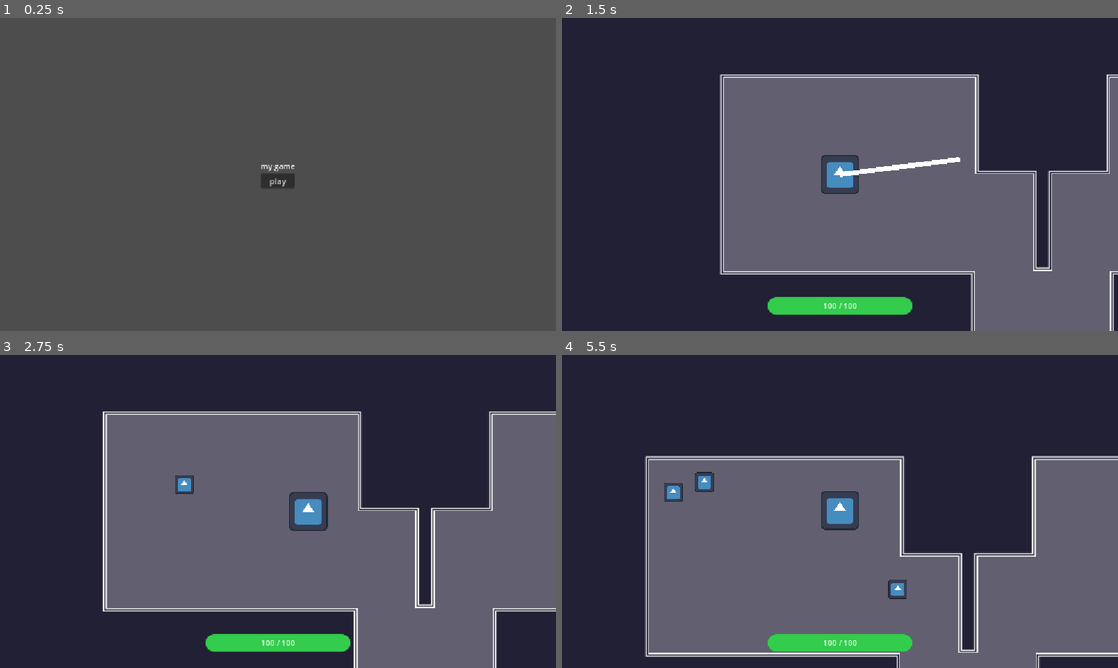
Above: before the commit, frames 1-4 (two rows, left to right).
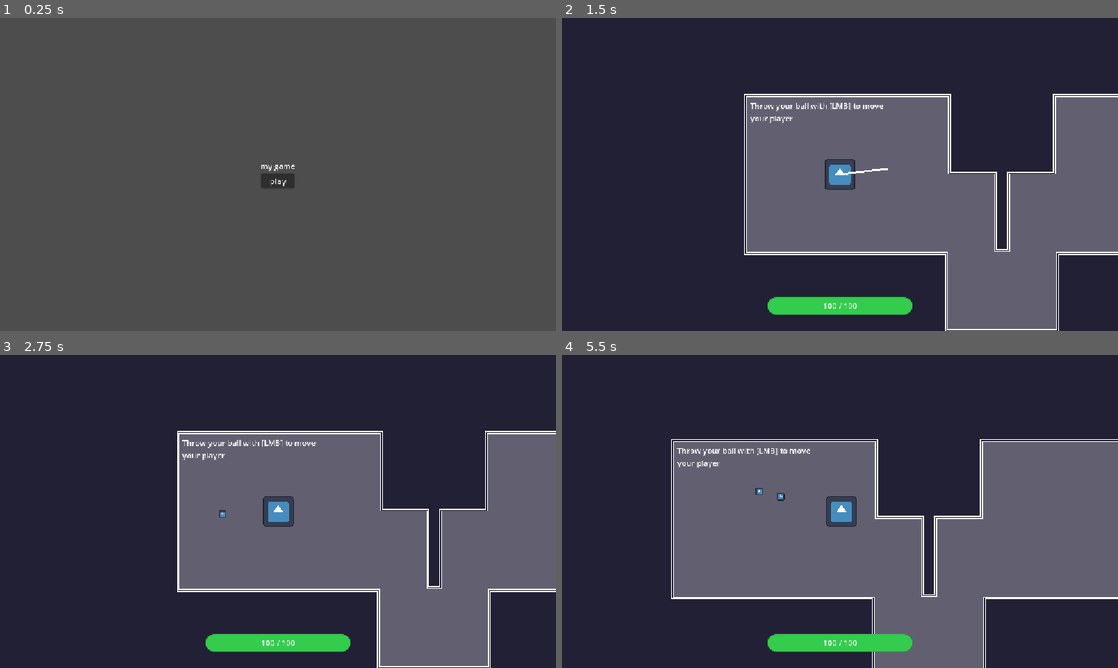
Above: after the commit, the same moments.

Repository: helladecimal/throwmania
Game: Godot game, scene res://scenes/ui.tscn
Same seed, same stepped clock (60 frames per second), same inputs: the game is played once before the commit and once after it. The engine's default icon, where the game draws it, is replaced by a stand-in: a white triangle on a blue panel in a dark square.
Inputs (mouse positions are in pixels of both pictures, inside the frame that each line leads up to):
- Up to frame 1 (0.25 s): no input
- Up to frame 2 (1.5 s): click "play" at 0.5 s; tap Enter at 1.25 s; move the mouse to (962, 158) at 1.27 s; press the mouse at (962, 158) at 1.28 s; hold Right from 1.28 s (still down)
- Up to frame 3 (2.75 s): tap Space at 2 s; move the mouse to (166, 527) at 2.02 s; release Right at 2.03 s; release the mouse at (166, 527) at 2.03 s; hold Down from 2.03 s (still down); click (166, 527) at 2.1 s
- Up to frame 4 (5.5 s): move the mouse to (895, 442) at 2.77 s; release Down at 2.78 s; press the mouse at (895, 442) at 2.78 s; hold Right 2.78-3.53 s; tap Alt at 2.85 s; move the mouse to (812, 574) at 3.52 s; release the mouse at (812, 574) at 3.53 s; hold Up 3.53-4.28 s; tap Shift at 3.6 s; click (812, 574) at 3.8 s; move the mouse to (1006, 558) at 4.27 s; press the mouse at (1006, 558) at 4.28 s; hold Left from 4.28 s (still down); move the mouse to (673, 464) at 5.02 s; release the mouse at (673, 464) at 5.03 s; click (673, 464) at 5.1 s

The runs differ from the first frame. In frame 1, less than 0.1% of the frame differs, in the area x 47-53%, y 46-54%; in frame 2, 19%; in frame 3, 21%; in frame 4, 26%, in the area x 14-100%, y 26-100%.

Commit message:
scale everything up

Diff:
--- a/project.godot
+++ b/project.godot
@@ -44,6 +44,7 @@
 
 [rendering]
 
+textures/canvas_textures/default_texture_filter=0
 rendering_device/driver.windows="d3d12"
 renderer/rendering_method="gl_compatibility"
 renderer/rendering_method.mobile="gl_compatibility"
--- a/scenes/main.tscn
+++ b/scenes/main.tscn
@@ -27,6 +27,8 @@
 physics_layer_0/collision_layer = 1
 sources/0 = SubResource("TileSetAtlasSource_tbgi4")
 
+[sub_resource type="LabelSettings" id="LabelSettings_yf5fn"]
+
 [node name="Main" type="Node" unique_id=513866493]
 
 [node name="Main2D" type="Node2D" parent="." unique_id=38130521]
@@ -36,19 +38,31 @@
 [node name="Level 1" type="Node2D" parent="Main2D/Current Level" unique_id=1546256148]
 
 [node name="BG" type="TileMapLayer" parent="Main2D/Current Level/Level 1" unique_id=929374608]
+scale = Vector2(2, 2)
 tile_map_data = PackedByteArray("AAD7//r/AAAHAAAAAAD8//r/AAAHAAAAAAD9//r/AAAHAAAAAAD+//r/AAAHAAAAAAD///r/AAAHAAAAAAAAAP …(133504 unchanged characters)…
 tile_set = SubResource("TileSet_g4v7s")
 
 [node name="FG" type="TileMapLayer" parent="Main2D/Current Level/Level 1" unique_id=1801192974]
+scale = Vector2(2, 2)
 tile_map_data = PackedByteArray("AAD7//r/AAAAAAAAAFD8//r/AAAAAAAAAFD9//r/AAAAAAAAAFD+//r/AAAAAAAAAFD///r/AAAAAAAAAFAAAP …(128304 unchanged characters)…
 tile_set = SubResource("TileSet_g4v7s")
+
+[node name="RichTextLabel" type="Label" parent="Main2D/Current Level/Level 1" unique_id=1927350377]
+texture_filter = 1
+offset_left = -186.0
+offset_top = -154.0
+offset_right = 115.0
+offset_bottom = -3.0
+text = "Throw your ball with [LMB] to move your player"
+label_settings = SubResource("LabelSettings_yf5fn")
+autowrap_mode = 2
 
 [node name="Player" parent="Main2D" unique_id=405129931 instance=ExtResource("1_o5qli")]
 lock_rotation = true
 script = ExtResource("2_sugp2")
 
 [node name="Camera2D" type="Camera2D" parent="Main2D/Player" unique_id=1333205329]
-zoom = Vector2(2.5, 2.5)
+texture_filter = 1
 position_smoothing_enabled = true
 
 [node name="HUD" type="CanvasLayer" parent="." unique_id=353599394]
--- a/scenes/player.tscn
+++ b/scenes/player.tscn
@@ -13,10 +13,11 @@
 physics_material_override = SubResource("PhysicsMaterial_cxlvu")
 
 [node name="Sprite2D" type="Sprite2D" parent="." unique_id=1994624335]
-scale = Vector2(0.25, 0.25)
+scale = Vector2(0.5, 0.5)
 texture = ExtResource("1_3vyb7")
 
 [node name="CollisionShape2D" type="CollisionShape2D" parent="." unique_id=1692427593]
+scale = Vector2(2, 2)
 shape = SubResource("RectangleShape2D_nt7q6")
 
 [node name="powerbar" type="ColorRect" parent="." unique_id=1020938486]
Binary file added: assets/GeistPixel-Regular-VariableFont_ELSH.ttf
Not shown, added: assets/GeistPixel-Regular-VariableFont_ELSH.ttf.import
Binary file added: assets/VT323-Regular.ttf
Not shown, added: assets/VT323-Regular.ttf.import
